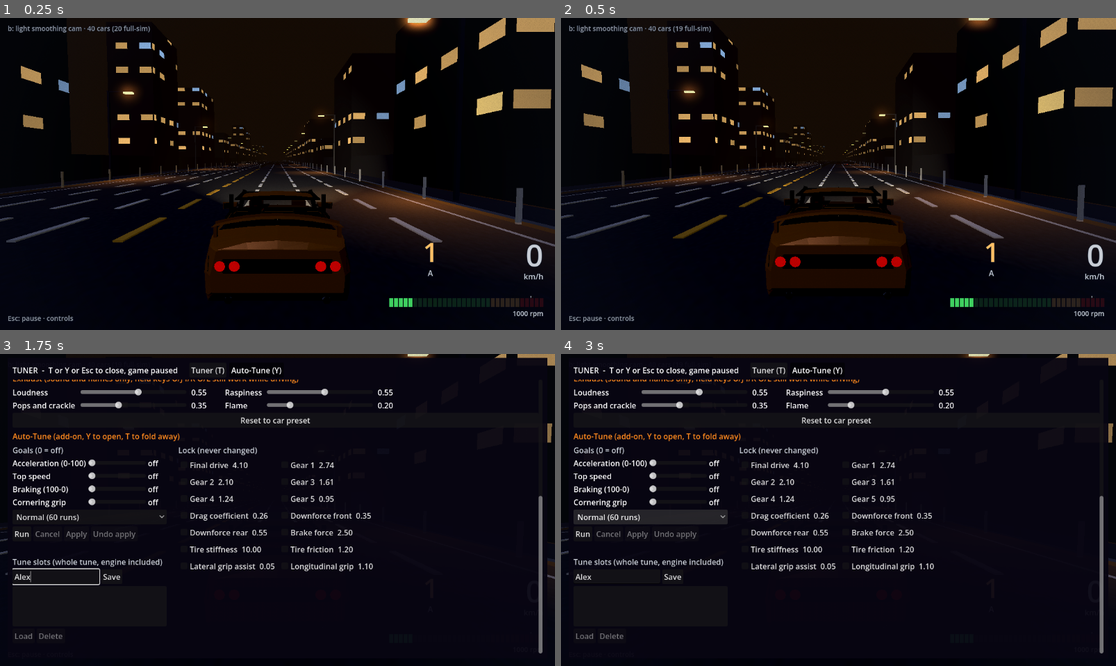
Above: before the commit, frames 1-4 (two rows, left to right).
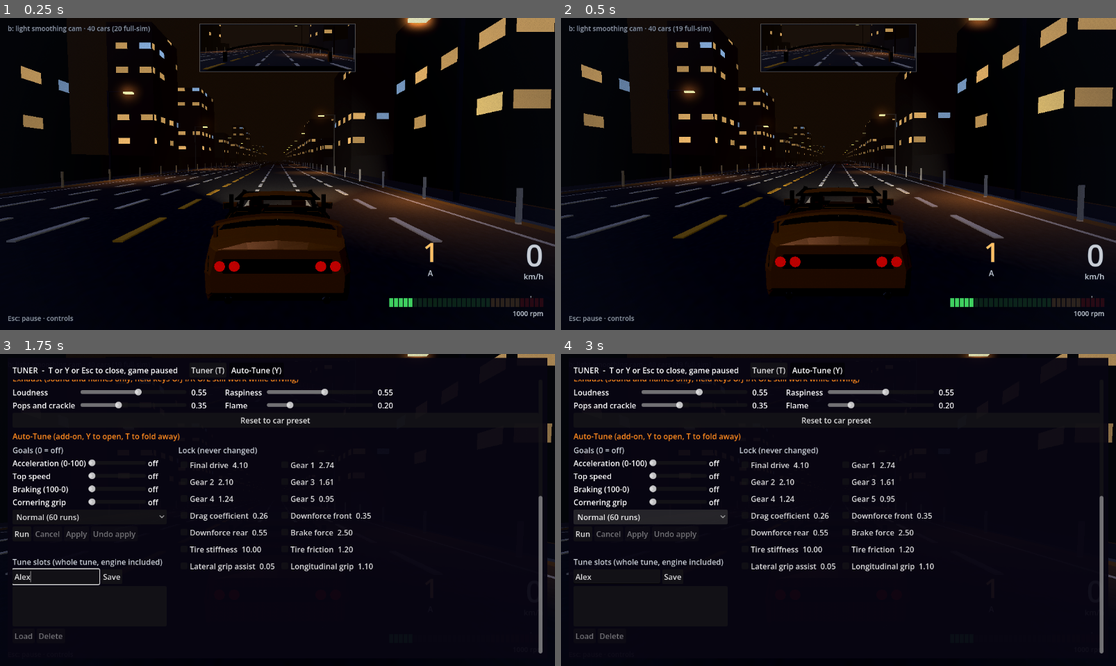
Above: after the commit, the same moments.

Repository: SmurfyHehe/neon-overdrive
Game: Godot game, scene res://Game.tscn
Same seed, same stepped clock (60 frames per second), same inputs: the game is played once before the commit and once after it.
Inputs (mouse positions are in pixels of both pictures, inside the frame that each line leads up to):
- Up to frame 1 (0.25 s): no input
- Up to frame 2 (0.5 s): no input
- Up to frame 3 (1.75 s): tap Enter at 0.5 s; move the mouse to (399, 494) at 0.52 s; hold D (steer_right) 0.53-1.25 s; tap Y (autotune_panel) at 0.6 s; click (399, 494) at 0.67 s; click (55, 575) at 1.27 s; type "Alex" at 1.35 s
- Up to frame 4 (3 s): click "Normal (60 runs)" at 2 s; click "Normal (60 runs)" at 2.75 s

The runs differ from the first frame. In frame 1, 0.6% of the frame differs, in the area x 35-65%, y 1-18%; in frame 2, 0.6%; in frame 3, less than 0.1%; in frame 4, less than 0.1%.

Commit message:
HUD: rear strip in the chase view, fed by the cockpit's rearview render
A rear-view strip at the top centre of the HUD in the chase view: the
cockpit's rearview SubViewport drawn into a 320 x 96 TextureRect, flipped
left to right like a mirror, in a thin dusk frame. Nothing extra is rendered:
CockpitMirrors gets a `strip` flag, and with it on and the cockpit off, only
the rear camera renders, every other frame, exactly as it does for the
mirror in the cockpit; the door mirrors stay off. In the cockpit view the
strip hides, since the rearview mirror itself is there.

FxSettings "rear_strip" ([fx] in settings.cfg, default on) switches it; off,
the strip hides and the rear camera stops.

tests/hud_rear_strip.gd covers the chase view (strip shown, textured from the
rear viewport, flipped, top centre, rear renders, door mirrors do not), the
cockpit view (hidden), the flag off (hidden, nothing renders) and on again.
tests/cockpit_interior.gd's chase-view checks now assert the door mirrors
are idle rather than all three, since the strip may queue the rearview.

Co-Authored-By: Claude Fable 5.1 <noreply@anthropic.com>

Diff:
--- a/scripts/cockpit_mirrors.gd
+++ b/scripts/cockpit_mirrors.gd
@@ -12,6 +12,8 @@
 #     the cockpit camera does not draw), never the interior or the driver, with
 #     a 250 m far clip and no glow pass.
 # FxSettings "mirrors" off leaves dark glass and never renders.
+# The HUD's rear strip (chase view) reuses the rearview render: with `strip`
+# on and the cockpit off, only the rear camera renders, every other frame.
 #
 # Car space, like the rest of the cockpit. The glass is angled so the camera's
 # straight-back view is what the driver's eye would see reflected.
@@ -41,6 +43,7 @@
 const SIDE_INSET := 0.02
 
 var active := false        # the cockpit view is on
+var strip := false         # the HUD rear strip wants the rear render (chase view)
 var enabled := true        # FxSettings "mirrors"
 var views := []            # [{vp, cam, quad, mat}] rear, left, right
 var _frame := 0
@@ -116,12 +119,22 @@
 	views.append({"vp": vp, "cam": cam, "quad": quad, "mat": mat, "local": local})
 	cam.global_transform = global_transform * local
 
-## Cockpit view on or off: nothing renders while off.
+## Cockpit view on or off: nothing renders while off, unless the strip asks.
 func set_active(on: bool) -> void:
 	active = on
 	if not on:
 		for v in views:
 			v.vp.render_target_update_mode = SubViewport.UPDATE_DISABLED
+
+## The HUD rear strip on or off (chase view only; the cockpit view has the mirror).
+func set_strip(on: bool) -> void:
+	strip = on
+	if not on and not active:
+		views[0].vp.render_target_update_mode = SubViewport.UPDATE_DISABLED
+
+## The rearview render target, for the HUD strip.
+func rear_texture() -> ViewportTexture:
+	return views[0].vp.get_texture()
 
 ## The FxSettings flag at runtime (a pause-menu toggle later).
 func set_enabled(on: bool) -> void:
@@ -149,7 +162,7 @@
 ## Moves the cameras with the car (drawn on the interpolated transform, like the
 ## cockpit camera) and queues this frame's mirror.
 func _process(_delta: float) -> void:
-	if not active or not enabled or views.is_empty():
+	if not enabled or views.is_empty() or not (active or strip):
 		return
 	var xf := get_global_transform_interpolated()
 	for v in views:
@@ -158,6 +171,6 @@
 	# UPDATE_ONCE draws on the next frame and drops back to DISABLED by itself.
 	if _frame % 2 == 0:
 		views[0].vp.render_target_update_mode = SubViewport.UPDATE_ONCE
-	else:
+	elif active:
 		views[1].vp.render_target_update_mode = SubViewport.UPDATE_ONCE
 		views[2].vp.render_target_update_mode = SubViewport.UPDATE_ONCE
--- a/scripts/fx_settings.gd
+++ b/scripts/fx_settings.gd
@@ -5,15 +5,17 @@
 # toggle can be wired to each later. Saved under [fx] in the same
 # user://settings.cfg the audio and traffic sliders use. NEON_FX=0 turns the
 # whole pack off for one run (frame-cost A/B, tests); it does not touch the file.
-# The cockpit milestone adds the mirrors flag and their render quality.
+# The cockpit milestone adds the mirrors flag and their render quality, and
+# rear_strip (the HUD's rear-view strip in the chase view, fed by the same
+# rearview mirror render).
 
-const EFFECTS := ["vignette", "speed_lines", "skid_marks", "exhaust_flames", "mirrors"]
+const EFFECTS := ["vignette", "speed_lines", "skid_marks", "exhaust_flames", "mirrors", "rear_strip"]
 ## Mirror render size as a share of CockpitMirrors' base sizes: 0 = low (half),
 ## 1 = medium (base), 2 = high (double). Default medium.
 const MIRROR_QUALITIES := ["low", "medium", "high"]
 const MIRROR_QUALITY_DEFAULT := 1
 
-static var enabled := {"vignette": true, "speed_lines": true, "skid_marks": true, "exhaust_flames": true, "mirrors": true}
+static var enabled := {"vignette": true, "speed_lines": true, "skid_marks": true, "exhaust_flames": true, "mirrors": true, "rear_strip": true}
 static var mirror_quality := MIRROR_QUALITY_DEFAULT
 
 static func is_on(effect: String) -> bool:
--- a/scripts/hud.gd
+++ b/scripts/hud.gd
@@ -4,7 +4,10 @@
 # HUD v1 (replaces the temporary debug readout that lived in game.gd).
 # Bottom-right: gear + A/M, speed in km/h, an RPM bar, boost and engine status.
 # Top-left: one small camera/traffic line. Bottom-left: a short controls hint
-# (the full list lives on the pause menu's Controls page).
+# (the full list lives on the pause menu's Controls page). Top-centre, chase
+# view only: the rear strip, a mirror-image of the cockpit's rearview render
+# (CockpitMirrors; nothing extra is rendered for it), framed in dusk, switched
+# by FxSettings "rear_strip".
 #
 # Everything is anchored to the window edges, so it scales with the window.
 # Palette: "Amber vs Dusk" (ROADMAP). The one exception is the RPM bar, which
@@ -19,6 +22,10 @@
 const RPM_GREEN := Color("#3FD060") # RPM bar only (allowlisted in tests/palette.gd)
 
 const KMH_PER_MS := 3.6
+## Rear strip: the rearview render drawn at this size, this far below the top edge.
+const STRIP_SIZE := Vector2(320, 96)
+const STRIP_TOP := 12.0
+const STRIP_BORDER := 2.0
 ## Fraction of max_rpm where the manual shift cue lights.
 const SHIFT_POINT := 0.92
 ## Fractions of max_rpm where the bar turns amber, then red.
@@ -40,6 +47,8 @@
 var lbl_hint: Label
 var rpm_bar: RpmBar
 var cluster: VBoxContainer   # the gear / speed / RPM block; hidden in the cockpit view
+var rear_strip: TextureRect
+var rear_frame: Panel
 
 ## Segmented RPM bar. Draws itself from frac / shift_frac / cue.
 class RpmBar extends Control:
@@ -114,6 +123,34 @@
 	lbl_info.set_anchors_and_offsets_preset(Control.PRESET_TOP_LEFT)
 	lbl_info.position = Vector2(16, 12)
 
+	rear_frame = Panel.new()
+	rear_frame.name = "RearFrame"
+	rear_frame.mouse_filter = Control.MOUSE_FILTER_IGNORE
+	var frame_style := StyleBoxFlat.new()
+	frame_style.bg_color = Color(DUSK, 0.85)
+	frame_style.border_color = Color(SILVER, 0.35)
+	frame_style.set_border_width_all(1)
+	rear_frame.add_theme_stylebox_override("panel", frame_style)
+	rear_frame.set_anchors_preset(Control.PRESET_CENTER_TOP)
+	rear_frame.offset_left = -(STRIP_SIZE.x * 0.5 + STRIP_BORDER)
+	rear_frame.offset_right = STRIP_SIZE.x * 0.5 + STRIP_BORDER
+	rear_frame.offset_top = STRIP_TOP
+	rear_frame.offset_bottom = STRIP_TOP + STRIP_SIZE.y + 2.0 * STRIP_BORDER
+	rear_frame.visible = false
+	root.add_child(rear_frame)
+	rear_strip = TextureRect.new()
+	rear_strip.name = "RearStrip"
+	rear_strip.mouse_filter = Control.MOUSE_FILTER_IGNORE
+	rear_strip.flip_h = true   # a mirror: left is right
+	rear_strip.expand_mode = TextureRect.EXPAND_IGNORE_SIZE
+	rear_strip.stretch_mode = TextureRect.STRETCH_SCALE
+	rear_strip.set_anchors_preset(Control.PRESET_FULL_RECT)
+	rear_strip.offset_left = STRIP_BORDER
+	rear_strip.offset_top = STRIP_BORDER
+	rear_strip.offset_right = -STRIP_BORDER
+	rear_strip.offset_bottom = -STRIP_BORDER
+	rear_frame.add_child(rear_strip)
+
 	lbl_hint = _label(root, 14, Color(SILVER.r, SILVER.g, SILVER.b, 0.7))
 	lbl_hint.text = "Esc: pause · controls"
 	lbl_hint.set_anchors_and_offsets_preset(Control.PRESET_BOTTOM_LEFT)
@@ -180,6 +217,17 @@
 	lbl_rpm = _label(under, 14, SILVER)
 	lbl_rpm.horizontal_alignment = HORIZONTAL_ALIGNMENT_RIGHT
 
+## The rear strip shows in the chase view when the flag is on and the cockpit
+## has mirrors to render; the cockpit view has the rearview mirror itself.
+func _refresh_rear_strip() -> void:
+	var mirrors: CockpitMirrors = camera.frame.mirrors if camera.frame != null else null
+	var show := camera.view == ChaseCamera.View.CHASE and FxSettings.is_on("rear_strip") and mirrors != null and mirrors.enabled
+	if show and rear_strip.texture == null:
+		rear_strip.texture = mirrors.rear_texture()
+	rear_frame.visible = show
+	if mirrors != null and mirrors.strip != show:
+		mirrors.set_strip(show)
+
 func _label(parent: Control, font_size: int, colour: Color) -> Label:
 	var l := Label.new()
 	l.add_theme_font_size_override("font_size", font_size)
@@ -197,6 +245,7 @@
 	# In the cockpit the wheel's LCD and the cluster carry speed, gear and rpm
 	# (Roy, 2026-10-06); the warning lights and radio toast are other layers.
 	cluster.visible = camera.view != ChaseCamera.View.COCKPIT
+	_refresh_rear_strip()
 	var max_rpm := maxf(player.max_rpm, 1.0)
 	var rpm := player.motor_rpm
 	var frac := clampf(rpm / max_rpm, 0.0, 1.0)
--- a/tests/cockpit_interior.gd
+++ b/tests/cockpit_interior.gd
@@ -80,7 +80,8 @@
 		Step.CHASE:
 			if waited == 30:
 				_check(not frame.cockpit and frame.visible, "the interior is drawn in the chase view too (through the glass), cockpit mode off")
-				_check(not frame.mirrors.active and not frame.mirrors.is_rendering(), "mirrors must not render in the chase view")
+				# the HUD rear strip may queue the rearview in the chase view; the door mirrors never render there
+				_check(not frame.mirrors.active and not _side_rendering(frame), "door mirrors must not render in the chase view")
 				_check(not frame.body_hidden_from_camera(), "the body is drawn in the chase view")
 				cam.set_view(ChaseCamera.View.COCKPIT)
 				steer = 0.6
@@ -141,7 +142,7 @@
 				_go(Step.BACK)
 		Step.BACK:
 			if waited == 6:
-				_check(not frame.cockpit and not frame.mirrors.active and not frame.mirrors.is_rendering(), "back in the chase view the mirrors stop")
+				_check(not frame.cockpit and not frame.mirrors.active and not _side_rendering(frame), "back in the chase view the door mirrors stop")
 				_check(not frame.body_hidden_from_camera(), "back in the chase view the body is drawn again")
 				print("cockpit triangles: %d (wheel %d)" % [frame.triangle_count(), frame.wheel.triangle_count()])
 				return _end("")
@@ -205,6 +206,12 @@
 	_check(normal_up >= 15.0 and normal_up <= 35.0 and normal_up < eye_up, "the wheel face looks %.1f deg up; it should rise toward the driver's eye" % normal_up)
 	_check(top_below >= CockpitFrame.WHEEL_TOP_MIN_DEG, "the rim top is only %.1f deg below the eye" % top_below)
 
+static func _side_rendering(frame: CockpitFrame) -> bool:
+	for i in [1, 2]:
+		if frame.mirrors.views[i].vp.render_target_update_mode != SubViewport.UPDATE_DISABLED:
+			return true
+	return false
+
 func _go(next: Step) -> void:
 	step = next
 	step_start = tick
--- /dev/null
+++ b/tests/hud_rear_strip.gd
@@ -0,0 +1,126 @@
+extends SceneTree
+
+# The HUD rear strip (2026-10-06), headless and silent:
+# - in the chase view the strip shows at the top centre, textured from the
+#   cockpit's rearview SubViewport (nothing extra is rendered), flipped like a
+#   mirror, and the rear viewport renders while the door mirrors do not
+# - in the cockpit view the strip hides (the rearview mirror is there)
+# - with FxSettings "rear_strip" off the strip hides and nothing renders in
+#   the chase view; on again it comes back
+# - no engine errors
+# Exit code 1 on failure. Run:
+#   Godot_v4.7.2-stable_win64_console.exe --headless --audio-driver Dummy --path . -s res://tests/hud_rear_strip.gd
+
+const TIMEOUT_TICKS := 60 * 30
+
+class ErrorCounter extends Logger:
+	var errors: Array[String] = []
+	var _lock := Mutex.new()
+	func _log_error(function: String, file: String, line: int, code: String, rationale: String,
+			_editor_notify: bool, error_type: int, _script_backtraces: Array[ScriptBacktrace]) -> void:
+		if error_type == ERROR_TYPE_WARNING:
+			return
+		_lock.lock()
+		errors.append("%s (%s:%d in %s)" % [rationale if rationale != "" else code, file, line, function])
+		_lock.unlock()
+	func _log_message(_message: String, _error: bool) -> void:
+		pass
+
+enum Step { BOOT, CHASE, COCKPIT, OFF, ON, DONE }
+
+var step := Step.BOOT
+var step_start := 0
+var tick := 0
+var failures: Array[String] = []
+var logger := ErrorCounter.new()
+var rear_rendered := false
+var side_rendered := false
+
+func _initialize() -> void:
+	ExhaustTune.save_path = "user://autotune/test_hud_rear_strip_exhaust.json"
+	OS.add_logger(logger)
+	change_scene_to_file("res://Game.tscn")
+
+func _drive(c: PlayerCar) -> void:
+	c.throttle_input = 0.5
+	c.brake_input = 0.0
+	c.steering_input = 0.0
+
+func _physics_process(_delta: float) -> bool:
+	tick += 1
+	var game := current_scene
+	if game == null or game.get("player") == null or game.get("camera") == null:
+		return tick > TIMEOUT_TICKS and _end("Game never became ready")
+	var hud: Hud = null
+	for n in game.get_children():
+		if n is Hud:
+			hud = n
+	if hud == null:
+		return tick > TIMEOUT_TICKS and _end("Game has no Hud")
+	var p: PlayerCar = game.player
+	var cam: ChaseCamera = game.camera
+	p.driver = _drive
+	var frame: CockpitFrame = cam.frame
+	var mirrors: CockpitMirrors = frame.mirrors
+	var waited := tick - step_start
+	# watch which viewports are queued to render, any tick
+	if mirrors.views[0].vp.render_target_update_mode != SubViewport.UPDATE_DISABLED:
+		rear_rendered = true
+	if mirrors.views[1].vp.render_target_update_mode != SubViewport.UPDATE_DISABLED or mirrors.views[2].vp.render_target_update_mode != SubViewport.UPDATE_DISABLED:
+		side_rendered = true
+	match step:
+		Step.BOOT:
+			_check(FxSettings.is_on("rear_strip"), "the rear strip defaults on")
+			_check(cam.view == ChaseCamera.View.CHASE, "the game starts in the chase view")
+			_go(Step.CHASE)
+		Step.CHASE:
+			if waited == 10:
+				_check(hud.rear_frame.visible, "the rear strip shows in the chase view")
+				_check(hud.rear_strip.texture == mirrors.views[0].vp.get_texture(), "the strip is the rearview mirror's own render target")
+				_check(hud.rear_strip.flip_h, "the strip is flipped like a mirror")
+				_check(hud.rear_frame.anchor_left == 0.5 and hud.rear_frame.anchor_right == 0.5 and hud.rear_frame.anchor_top == 0.0, "the strip sits at the top centre")
+				_check(hud.rear_frame.size.x >= Hud.STRIP_SIZE.x and hud.rear_frame.size.y >= Hud.STRIP_SIZE.y, "the strip is at least %s px (%s)" % [Hud.STRIP_SIZE, hud.rear_frame.size])
+				_check(mirrors.strip, "the mirrors know the strip is on")
+				_check(rear_rendered, "the rear viewport renders in the chase view for the strip")
+				_check(not side_rendered, "the door mirrors do not render in the chase view")
+				cam.set_view(ChaseCamera.View.COCKPIT)
+				_go(Step.COCKPIT)
+		Step.COCKPIT:
+			if waited == 10:
+				_check(not hud.rear_frame.visible, "the strip hides in the cockpit view")
+				_check(not mirrors.strip, "the mirrors drop the strip request in the cockpit")
+				cam.set_view(ChaseCamera.View.CHASE)
+				FxSettings.set_on("rear_strip", false)
+				rear_rendered = false
+				_go(Step.OFF)
+		Step.OFF:
+			if waited == 3:
+				rear_rendered = false   # the frame of the switch may still have one queued
+			if waited == 12:
+				_check(not hud.rear_frame.visible, "the strip hides with the flag off")
+				_check(not mirrors.strip and not rear_rendered and not mirrors.is_rendering(), "nothing renders for the strip with the flag off")
+				FxSettings.set_on("rear_strip", true)
+				_go(Step.ON)
+		Step.ON:
+			if waited == 10:
+				_check(hud.rear_frame.visible and mirrors.strip and rear_rendered, "the strip comes back with the flag on")
+				_check(logger.errors.is_empty(), "engine errors: %s" % [logger.errors.slice(0, 5)])
+				return _end("")
+	return false
+
+func _go(next: Step) -> void:
+	step = next
+	step_start = tick
+
+func _check(ok: bool, msg: String) -> void:
+	if not ok:
+		failures.append(msg)
+
+func _end(msg: String) -> bool:
+	if msg != "":
+		failures.append(msg)
+	for f in failures:
+		printerr("FAIL: ", f)
+	print("hud_rear_strip: ", "PASS" if failures.is_empty() else "FAIL")
+	quit(0 if failures.is_empty() else 1)
+	return true
Not shown, changed: tests/run_tests.bat
